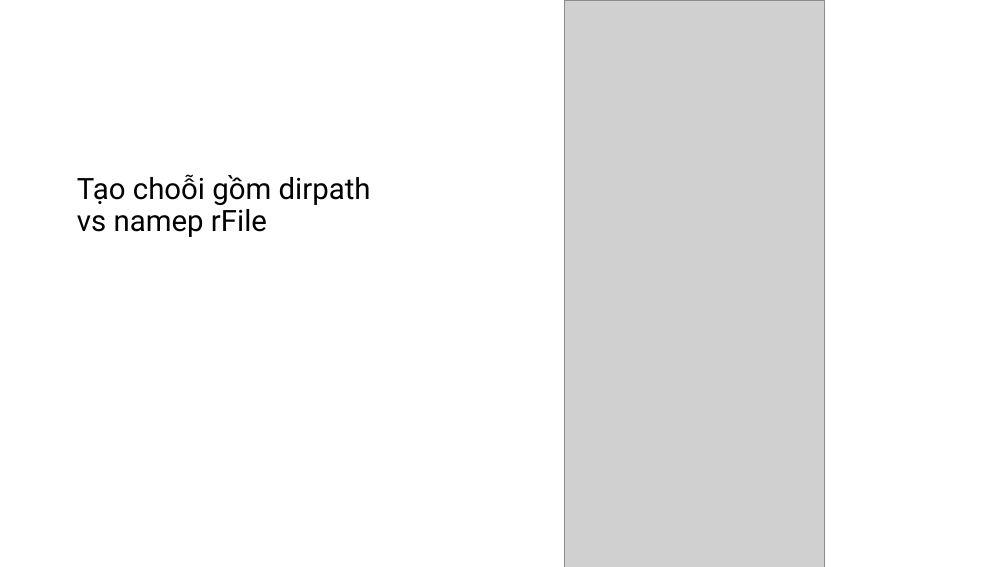
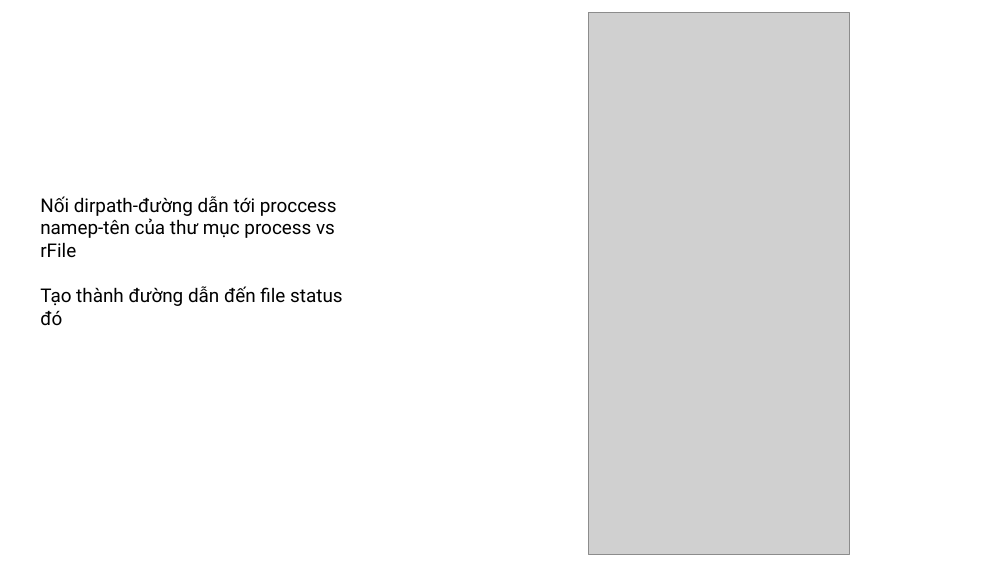
Before and after one commit to jettxxx/ASM-Anti_browsers-Anti_netcat, a slide deck: slide 11 of Anti-browser Anti-Netcat.pptx (slide 10 before the commit). Drawn at 1008x567 pixels with LibreOffice and Linux fonts; fonts in the diff are those of the drawing; grey boxes stand for pictures. Boxes give left, top, right and bottom in pixels: in the first picture for what was removed or moved away, otherwise in the second. Text is boxed around its words. In the diff, an @@ line names an element or a change of style, - is before the commit and + after.

```diff
--- a/Anti-browser Anti-Netcat.pptx
+++ b/Anti-browser Anti-Netcat.pptx
@@ picture: place and size @@
-picture at (564,0,825,567)
+picture at (588,13,849,555)
@@ text removed at (77,174,371,237) @@
-Tạo choỗi gồm dirpath vs namep rFile
@@ text added at (40,196,343,325), 18 pt, text #000000 @@
+Nối dirpath-đường dẫn tới proccess namep-tên của thư mục process vs
+rFile
+Tạo thành đường dẫn đến file status đó
```
Also in this commit, not shown: 8 other slides changed, 6 slides added, 3 slides removed.
